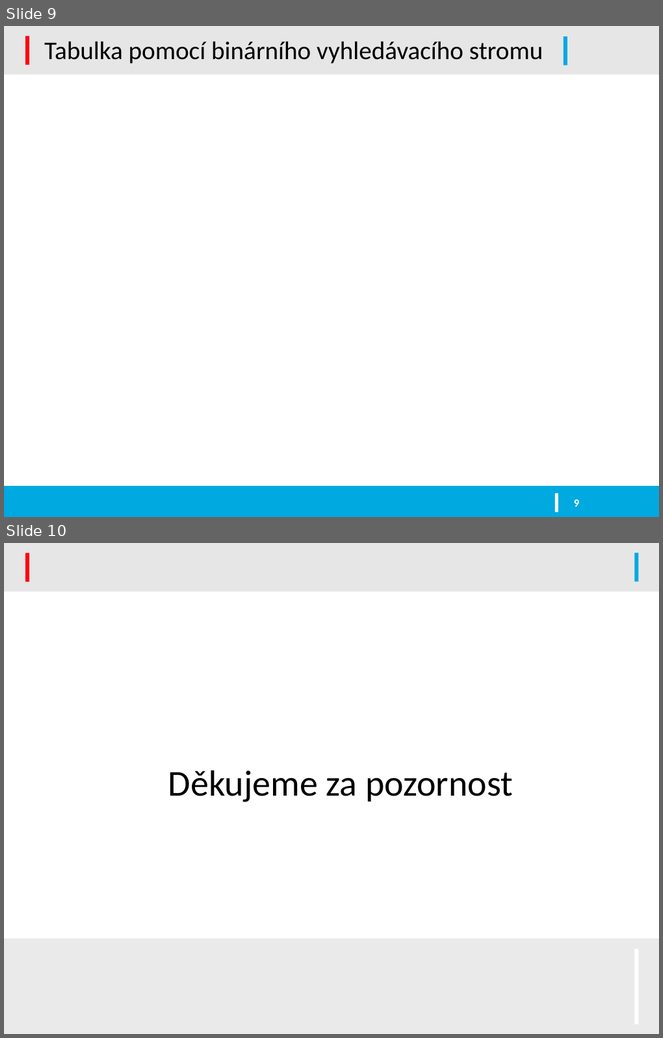
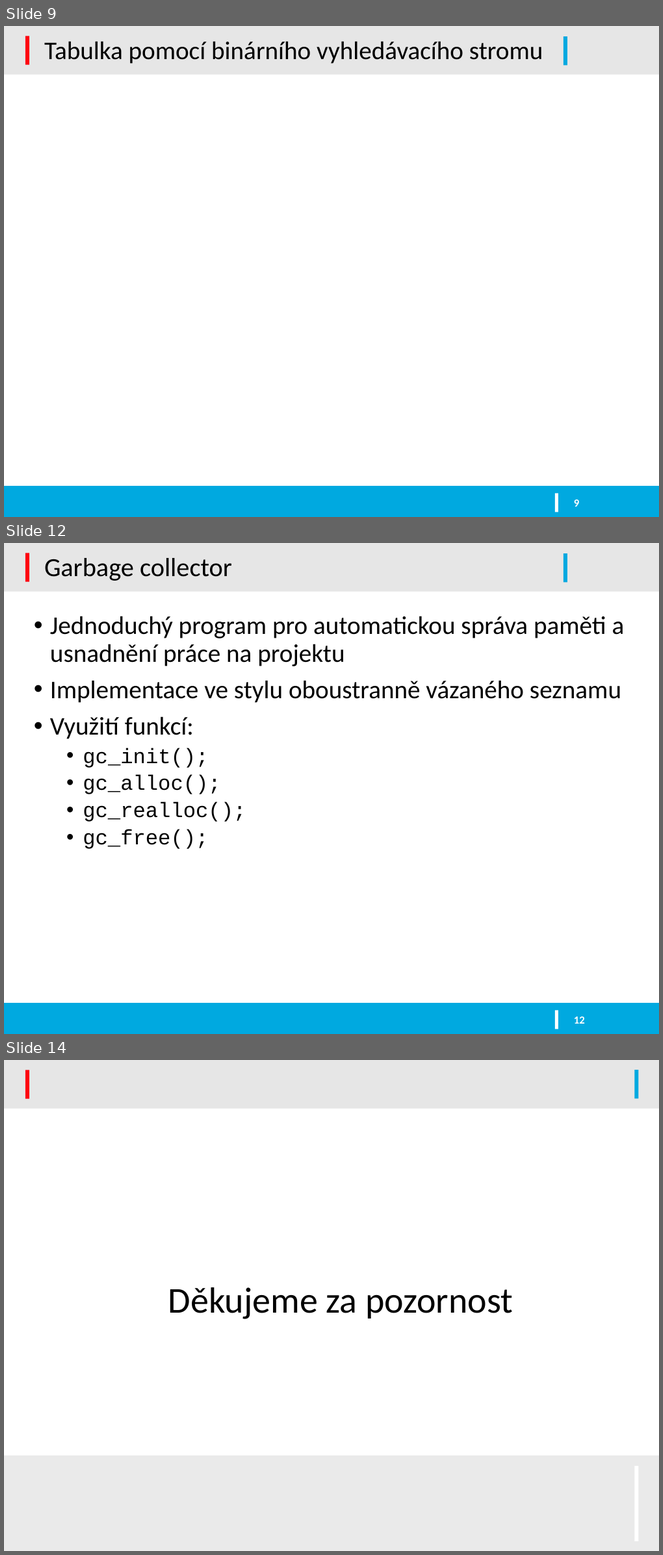
Before and after one commit to kysel/IFJ16, a slide deck: docs/prezentace.pptx. Shown one above the other, each under a label of ours: slides 9 and 10 before the commit, slides 9, 12 and 14 after it; the slides between them are not shown. The pictures are 663x1038 and 663x1555 pixels, drawn with LibreOffice and Linux fonts; fonts in the diff are those of the drawing; background and template pictures are left out. Boxes give left, top, right and bottom in pixels: in the first picture for what was removed or moved away, otherwise in the second. Text is boxed around its words. In the diff, an @@ line names an element or a change of style, - is before the commit and + after.

```diff
--- a/docs/prezentace.pptx
+++ b/docs/prezentace.pptx
@@ slide 12 added at <box>4,543,659,1034</box>, background #FFFFFF; not listed: 5 template elements that a slide beside it also shows @@
@@ title added at <box>44,558,232,581</box>, 28.8 pt, text #000000 @@
+Garbage collector
@@ text added at <box>50,616,625,849</box>, 28 pt, text #000000 @@
+• Jednoduchý program pro automatickou správa paměti a usnadnění práce na projektu
+• Implementace ve stylu oboustranně vázaného seznamu
+• Využití funkcí:
+  • gc_init();
+  • gc_alloc();
+  • gc_realloc();
+  • gc_free();
@@ page number added at <box>574,1017,585,1024</box>, 12 pt, text #FFFFFF, bold @@
+12
@@ what was slide 10 is now slide 14 @@
```
Also in this commit, not shown: 8 other slides added, 5 slides removed.
